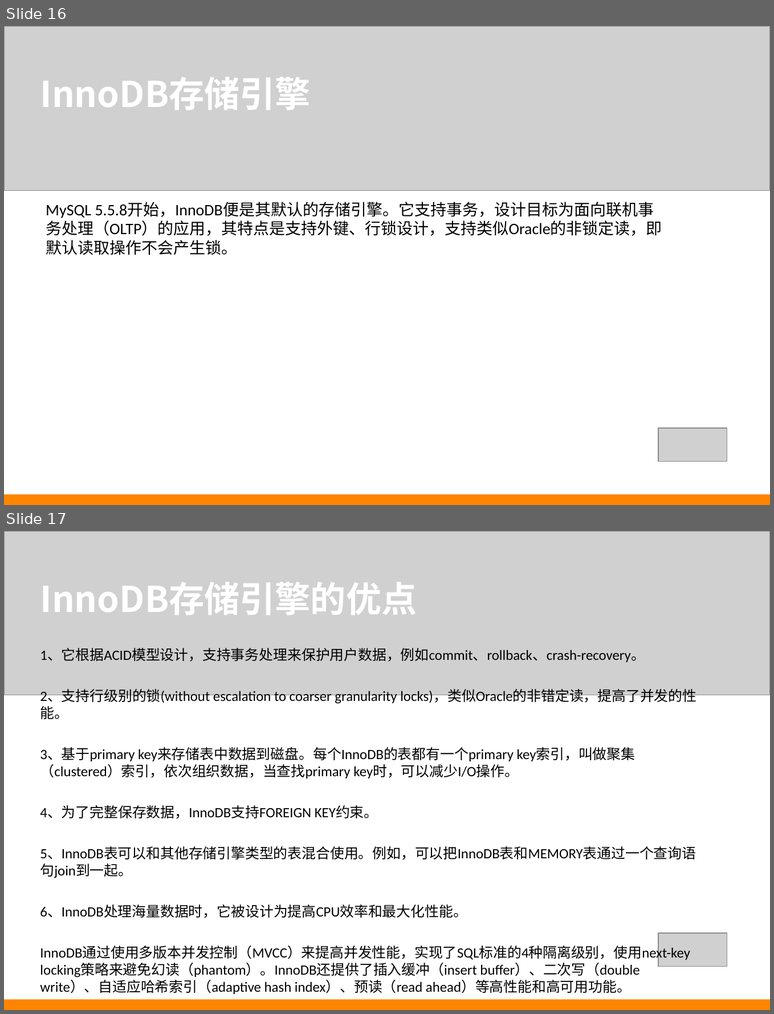
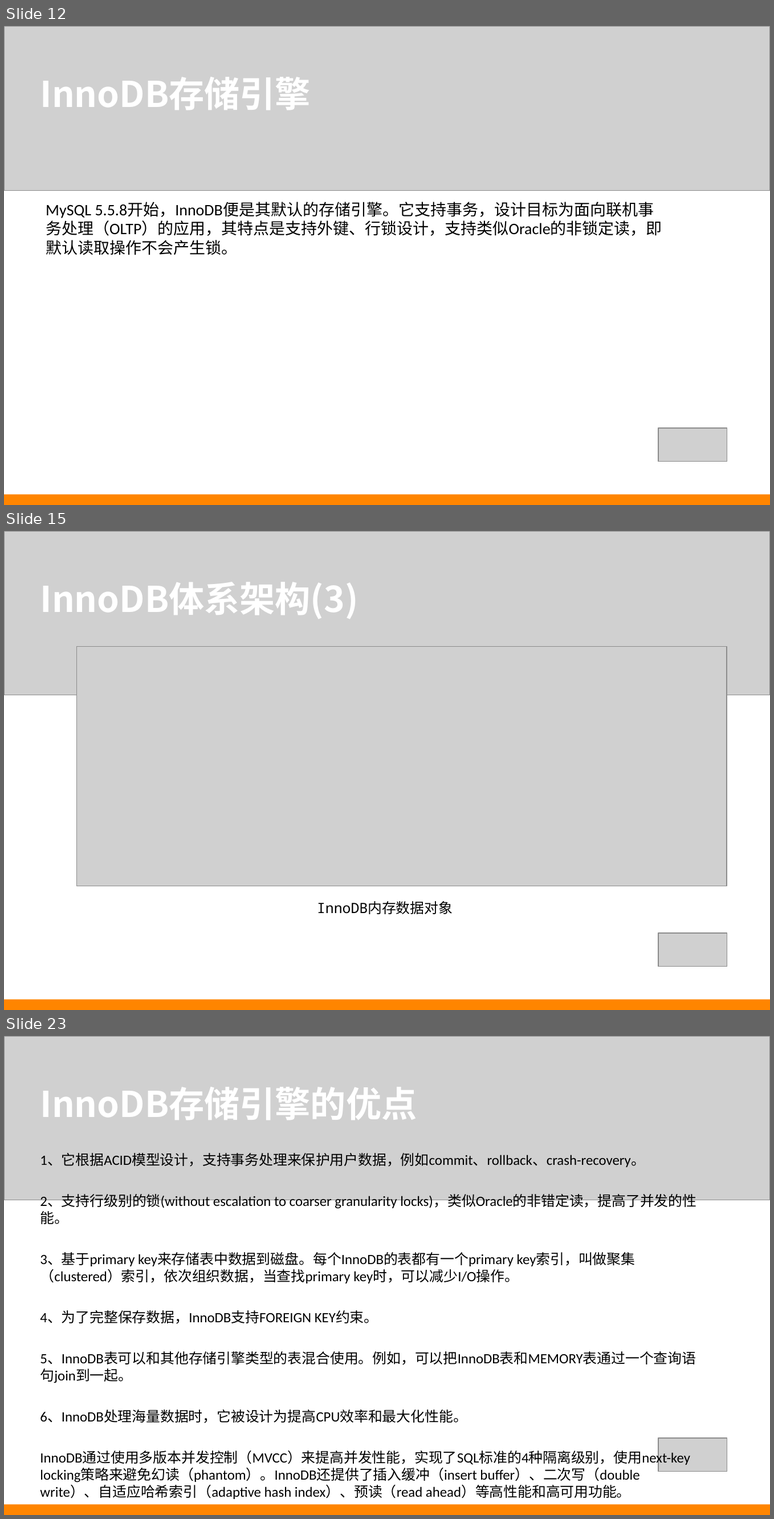
Before and after one commit to iez1784/mysql, a slide deck: ppt/Mysql_InnoDB.ppt. Shown one above the other, each under a label of ours: slides 16 and 17 before the commit, slides 12, 15 and 23 after it; the slides between them are not shown. The pictures are 774x1014 and 774x1519 pixels, drawn with LibreOffice and Linux fonts; fonts in the diff are those of the drawing; grey boxes stand for pictures. Boxes give left, top, right and bottom in pixels: in the first picture for what was removed or moved away, otherwise in the second. Text is boxed around its words. In the diff, an @@ line names an element or a change of style, - is before the commit and + after.

```diff
--- a/ppt/Mysql_InnoDB.ppt
+++ b/ppt/Mysql_InnoDB.ppt
@@ slide 15 added at box(4, 531, 770, 1010), background #FFFFFF @@
@@ picture added at box(4, 531, 770, 695) @@
@@ text added at box(40, 582, 358, 619), 40 pt, text #FFFFFF, bold @@
+InnoDB体系架构(3)
@@ picture added at box(77, 647, 727, 886) @@
@@ text added at box(317, 901, 453, 914), 16 pt, text #000000 @@
+InnoDB内存数据对象
@@ picture added at box(658, 933, 727, 967) @@
@@ rectangle added at box(4, 999, 770, 1010), fill #FF8500 @@
@@ what was slide 16 is now slide 12 @@
@@ what was slide 17 is now slide 23 @@
```
Also in this commit, not shown: 1 slide changed, 10 other slides added, 5 slides removed.
